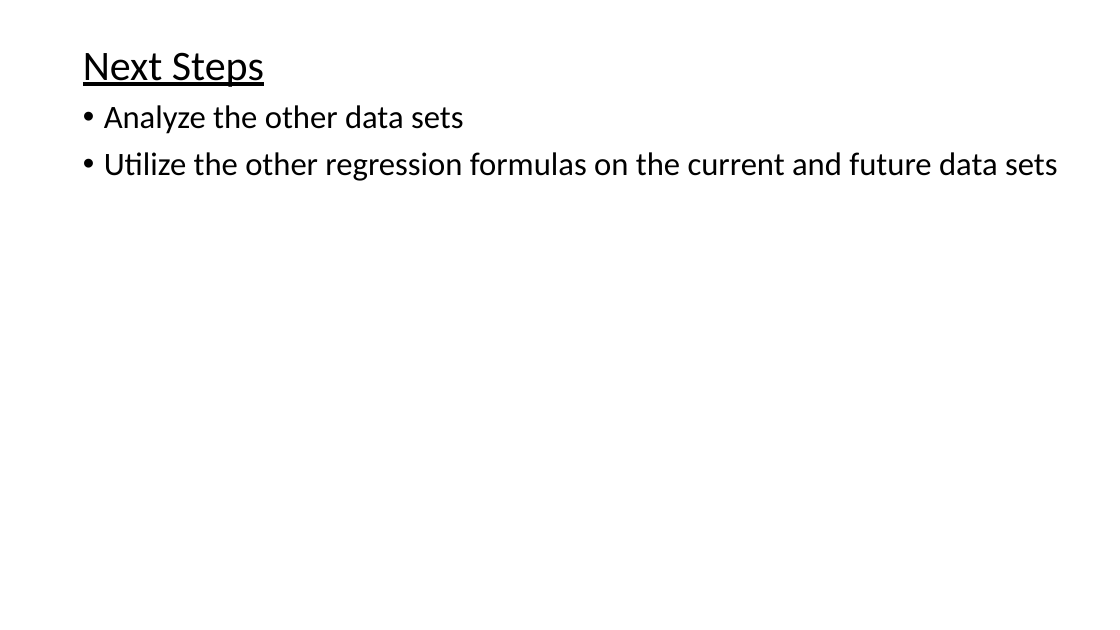
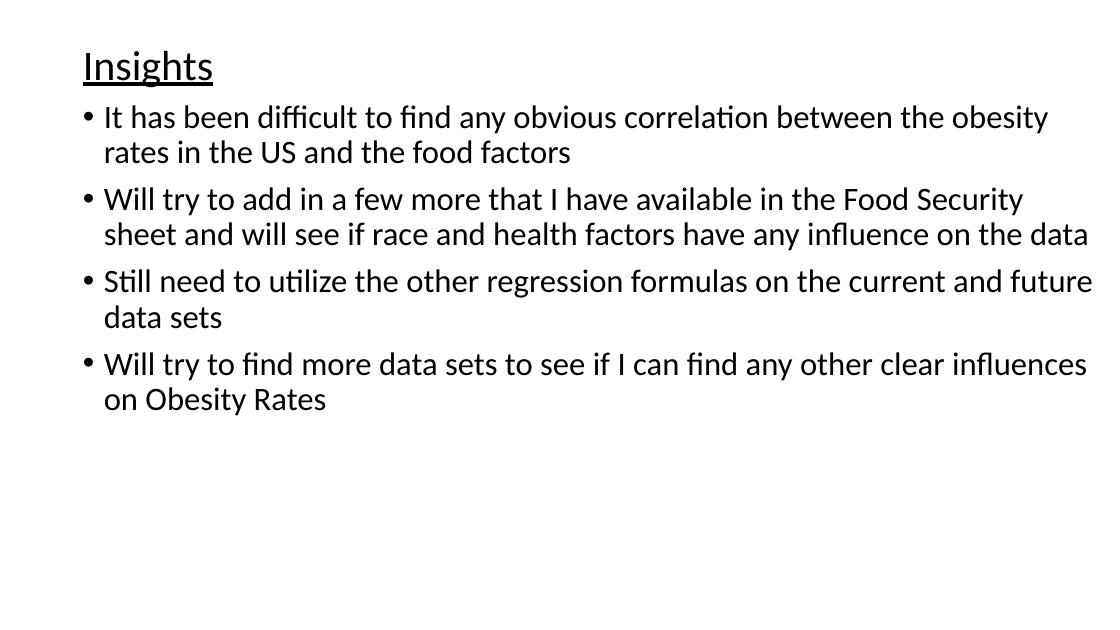
Before and after one commit to ahellman21/ASH, a slide deck: slide 9 of Presentation1.pptx (slide 8 before the commit). Drawn at 1120x630 pixels with LibreOffice and Linux fonts; fonts in the diff are those of the drawing. Boxes give left, top, right and bottom in pixels: in the first picture for what was removed or moved away, otherwise in the second. Text is boxed around its words. In the diff, an @@ line names an element or a change of style, - is before the commit and + after.

```diff
--- a/Presentation1.pptx
+++ b/Presentation1.pptx
@@ title at <box>83,51,213,88</box>: text changed @@
-Next Steps
+Insights
@@ text at <box>104,105,1092,416</box>: text changed @@
-• Analyze the other data sets
-• Utilize the other regression formulas on the current and future data sets
+• It has been difficult to find any obvious correlation between the obesity rates in the US and the food factors
+• Will try to add in a few more that I have available in the Food Security sheet and will see if race and health factors have any influence on the data
+• Still need to utilize the other regression formulas on the current and future data sets
+• Will try to find more data sets to see if I can find any other clear influences on Obesity Rates
```
Also in this commit, not shown: 1 slide added, 6 other files.
